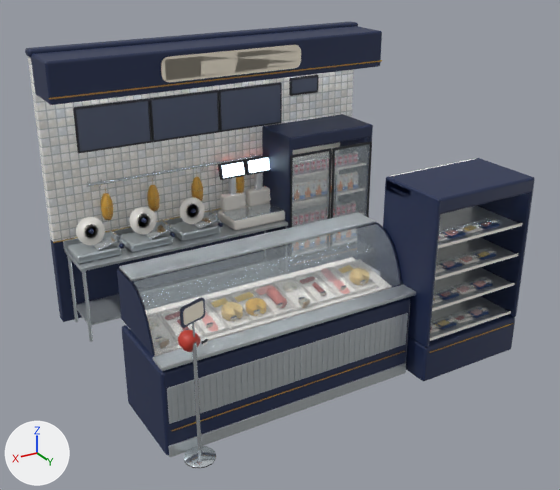
A saved change to the FBX model unity/CheckoutSimulator/Assets/Art/Interior/Models/Tiers/sector-queijaria_T3.fbx.
Before and after are seen from a 50 mm camera at (3.91, 6.53, 4.34) aimed at (0.09, 0.15, 1.15). The axes (+X, +Y, +Z) are drawn at lower left. The lights are the same throughout. The first picture is the older version.

Before the edit, the objects in view are built like this:
```python
ob_body = bpy.data.objects.new('Body', me_sector_queijaria_t3_body_001)
ob_body.location = (0.0, 0.0, 0.0)
```
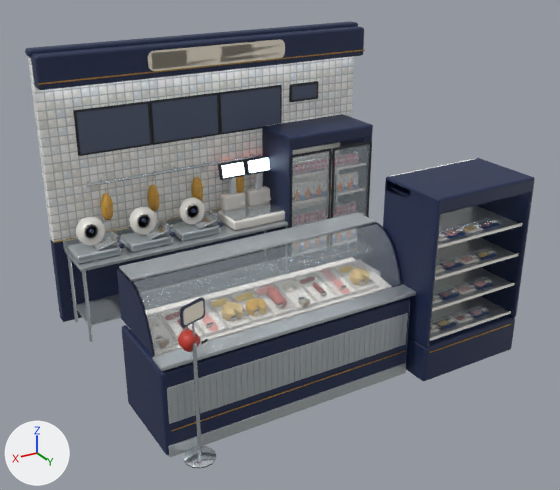
Boxes [x1, y1, x2, y2] around the edits, measured in the pictures (560 x 490 px; the box of a moved part takes in the faces that stretch with it):
part 1 of me_sector_queijaria_t3_body_001, moved or reshaped
    before: [76, 101, 150, 151]
    after: [76, 104, 150, 154]
part 2 of me_sector_queijaria_t3_body_001, deleted
    before: [165, 47, 298, 80]
part 3 of me_sector_queijaria_t3_body_001, moved or reshaped
    before: [31, 26, 382, 153]
    after: [31, 26, 365, 156]
part 4 of me_sector_queijaria_t3_body_001, surface changed
    before: [34, 31, 382, 105]
    after: [34, 27, 364, 90]

Patch to the scene script:
```diff
--- a/unity/CheckoutSimulator/Assets/Art/Interior/Models/Tiers/sector-queijaria_T3.fbx.py
+++ b/unity/CheckoutSimulator/Assets/Art/Interior/Models/Tiers/sector-queijaria_T3.fbx.py
@@ me_sector_queijaria_t3_body_001 @@
 # used by ob_body; location = (0.0, 0.0, 0.0)
-me_sector_queijaria_t3_body_001.from_pydata(...)  # 13635 vertices, 13568 faces; spans x -2.02..2.02, y -1.63..1.63, z 0.0..3.08
+me_sector_queijaria_t3_body_001.from_pydata(...)  # 13611 vertices, 13542 faces; spans x -2.02..2.02, y -1.63..1.63, z 0.0..3.08
+# me_sector_queijaria_t3_body_001 part 1: the loose piece of 4 vertices spanning x 0.8..1.6, y -1.49, z 1.98..2.42 is moved by (0.0, 0.0, -0.03)
+# me_sector_queijaria_t3_body_001 part 2: the loose piece of 4 vertices spanning x -0.8..0.8, y -0.93, z 2.75..2.96 is deleted
+# me_sector_queijaria_t3_body_001 part 3: 446 vertices moved from x -2.01..2.01, y -1.58..-0.93, z 1.95..3.04 to x -2.01..2.01, y -1.58..-1.28, z 1.92..3.04; 22 vertices removed from x 1.14..1.26, y -1.58..-1.54, z 2.14..2.26; 26 vertices added at x -0.8..1.26, y -1.58..-1.28, z 2.11..2.97
+# me_sector_queijaria_t3_body_001 part 4: 100 kept faces spanning x -2.0..2.0, y -1.51..-1.28, z 2.7..3.04 get new texture (UV) coordinates
+# other edits to the shape of me_sector_queijaria_t3_body_001 do not show in these pictures
 me_sector_queijaria_t3_body_001.materials.append(mat_t_ik_tilesquare)
```
